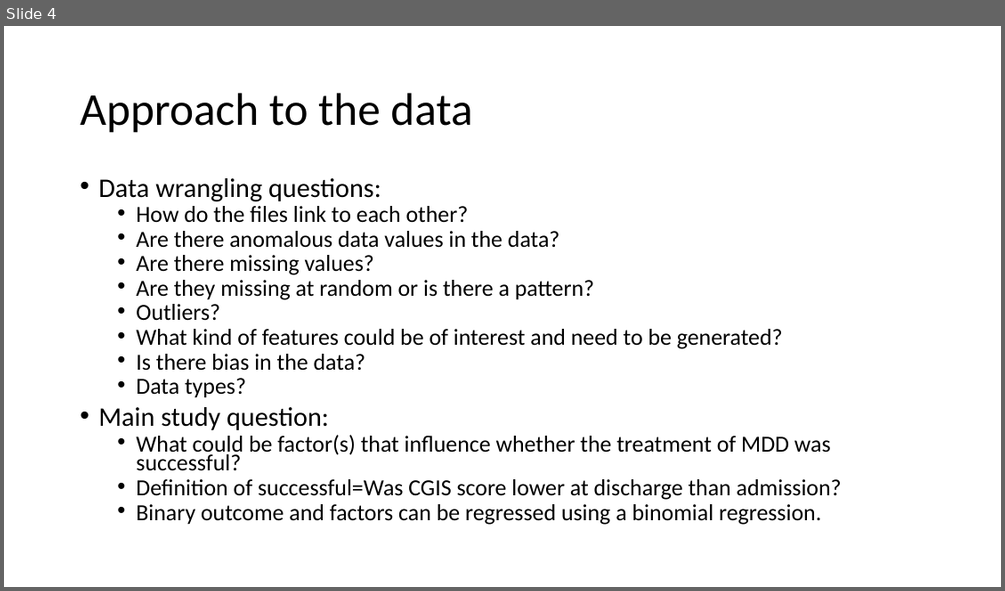
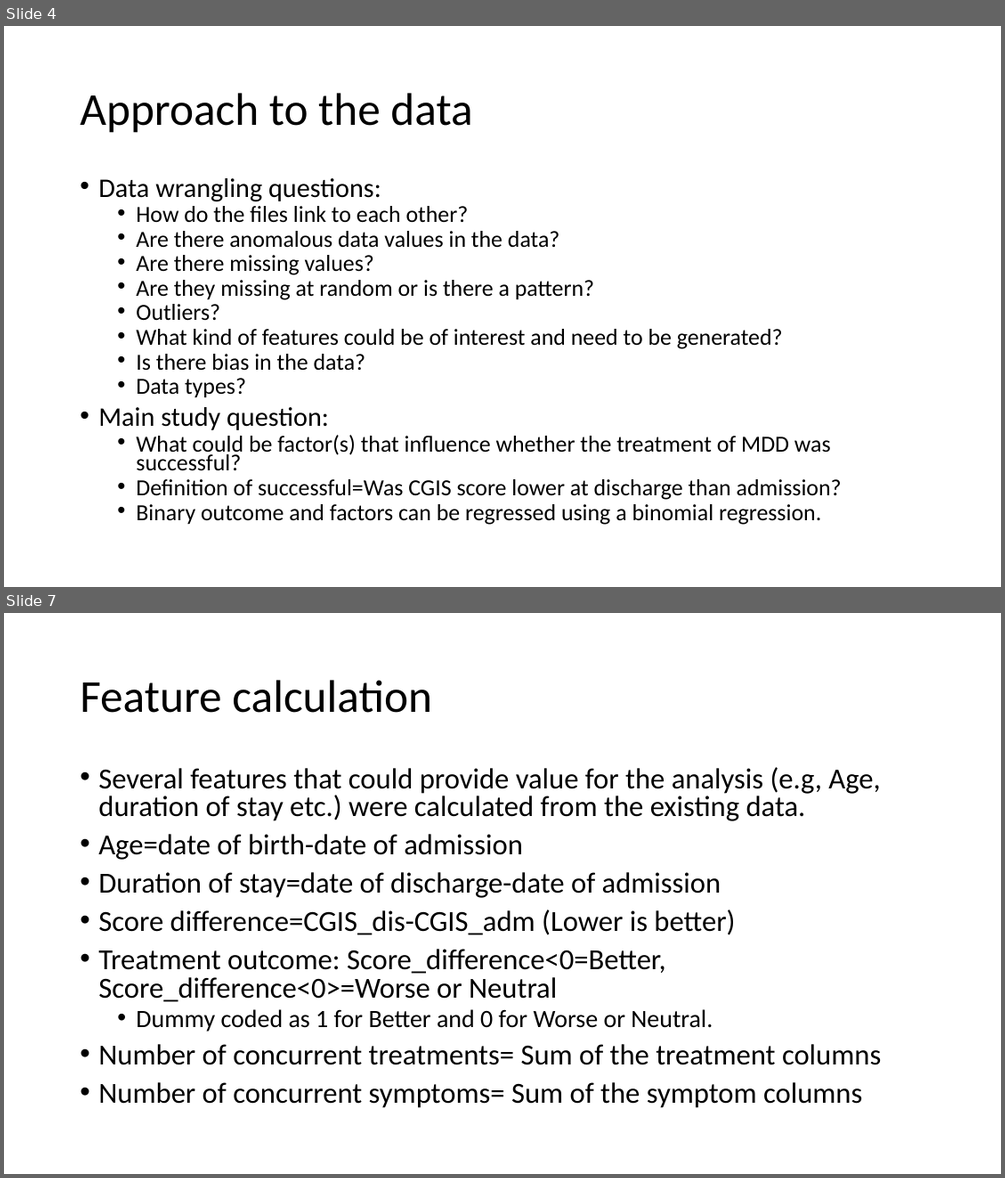
Before and after one commit to Seantok1990/rwe_tech_assignment, a slide deck: Presentation for Holmusk.pptx. Shown one above the other, each under a label of ours: slide 4 before the commit, slides 4 and 7 after it; the slides between them are not shown. The pictures are 1005x591 and 1005x1178 pixels, drawn with LibreOffice and Linux fonts; fonts in the diff are those of the drawing. Boxes give left, top, right and bottom in pixels: in the first picture for what was removed or moved away, otherwise in the second. Text is boxed around its words. In the diff, an @@ line names an element or a change of style, - is before the commit and + after.

```diff
--- a/Presentation for Holmusk.pptx
+++ b/Presentation for Holmusk.pptx
@@ slide 7 added at [4, 613, 1001, 1174], background #FFFFFF @@
@@ title added at [80, 680, 432, 713], 44 pt, text #000000 @@
+Feature calculation
@@ text added at [98, 767, 881, 1108], 28 pt, text #000000 @@
+• Several features that could provide value for the analysis (e.g, Age, duration of stay etc.) were calculated from the existing data.
+• Age=date of birth-date of admission
+• Duration of stay=date of discharge-date of admission
+• Score difference=CGIS_dis-CGIS_adm (Lower is better)
+• Treatment outcome: Score_difference<0=Better, Score_difference<0>=Worse or Neutral
+  • Dummy coded as 1 for Better and 0 for Worse or Neutral.
+• Number of concurrent treatments= Sum of the treatment columns
+• Number of concurrent symptoms= Sum of the symptom columns
```
Also in this commit, not shown: 3 slides changed, 7 other slides added, 1 slide removed, 1 other file.
